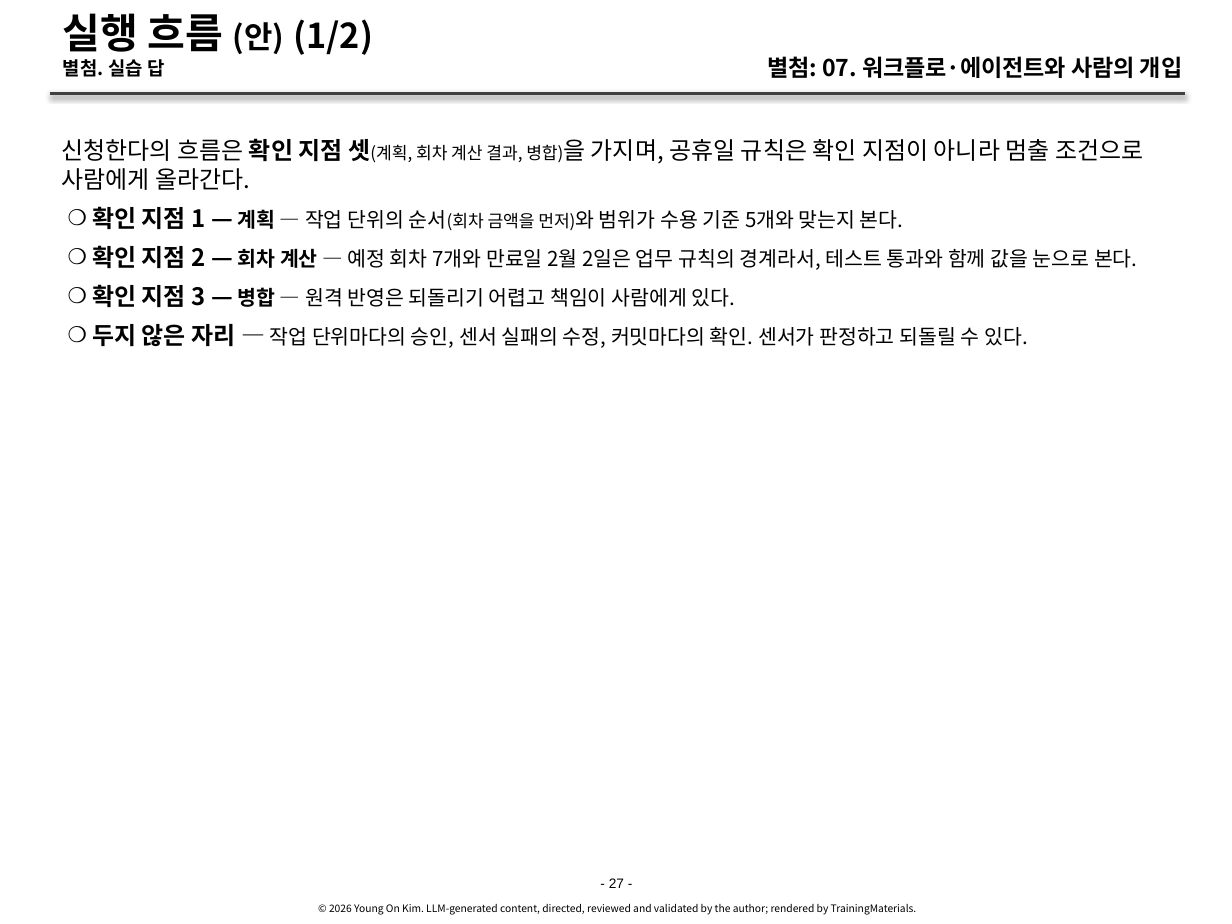
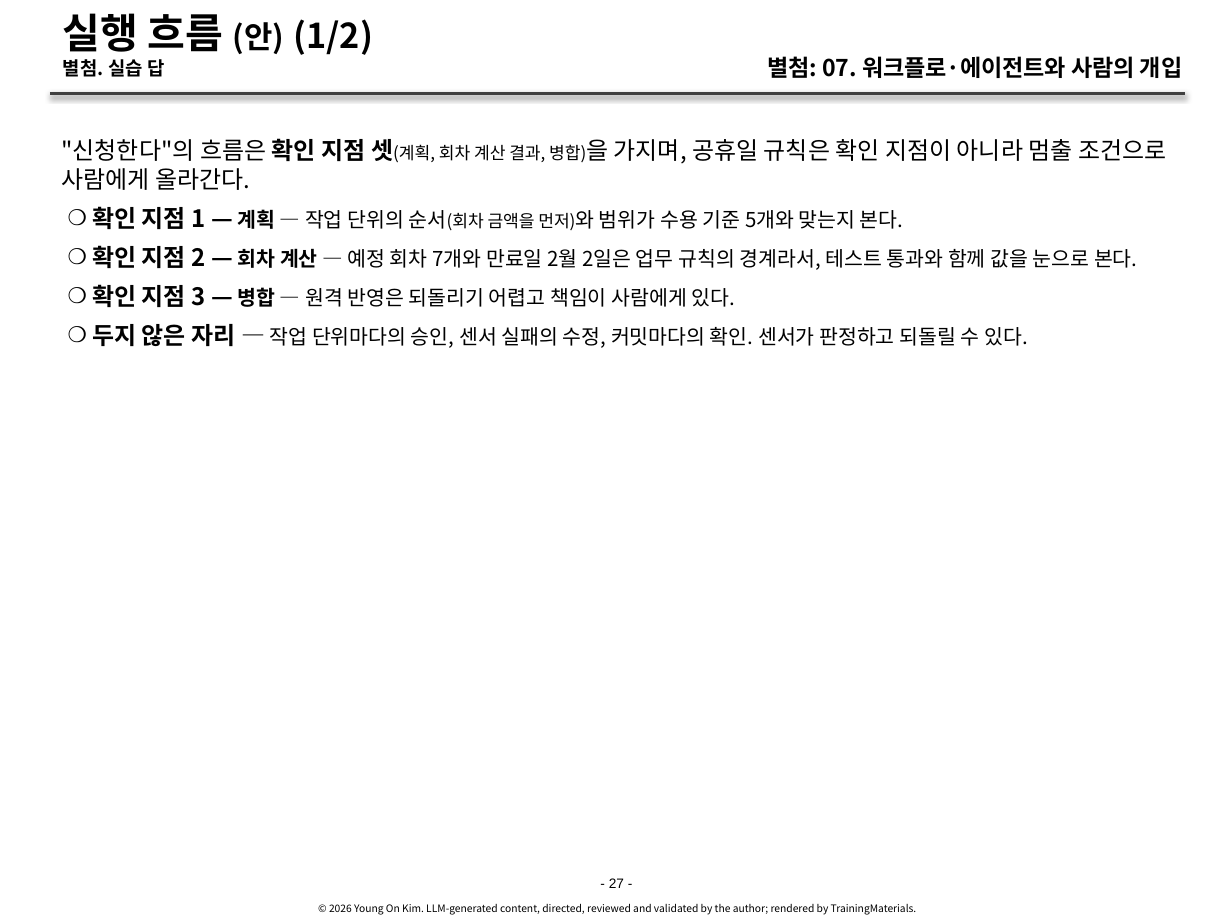
Before and after one commit to YoungSan77/TrainingMaterials, a slide deck: slide 27 of courses/ai-native/sessions/s07.pptx. Drawn at 1232x924 pixels with LibreOffice and Linux fonts; fonts in the diff are those of the drawing. Boxes give left, top, right and bottom in pixels: in the first picture for what was removed or moved away, otherwise in the second. Text is boxed around its words. In the diff, an @@ line names an element or a change of style, - is before the commit and + after.

```diff
--- a/courses/ai-native/sessions/s07.pptx
+++ b/courses/ai-native/sessions/s07.pptx
@@ text at (x1=61, y1=138, x2=1166, y2=190): text changed @@
-신청한다의 흐름은 확인 지점 셋(계획, 회차 계산 결과, 병합)을 가지며, 공휴일 규칙은 확인 지점이 아니라 멈출 조건으로 사람에게 올라간다.
+"신청한다"의 흐름은 확인 지점 셋(계획, 회차 계산 결과, 병합)을 가지며, 공휴일 규칙은 확인 지점이 아니라 멈출 조건으로 사람에게 올라간다.
```
Also in this commit, not shown: 8 other slides changed, 11 other files.
